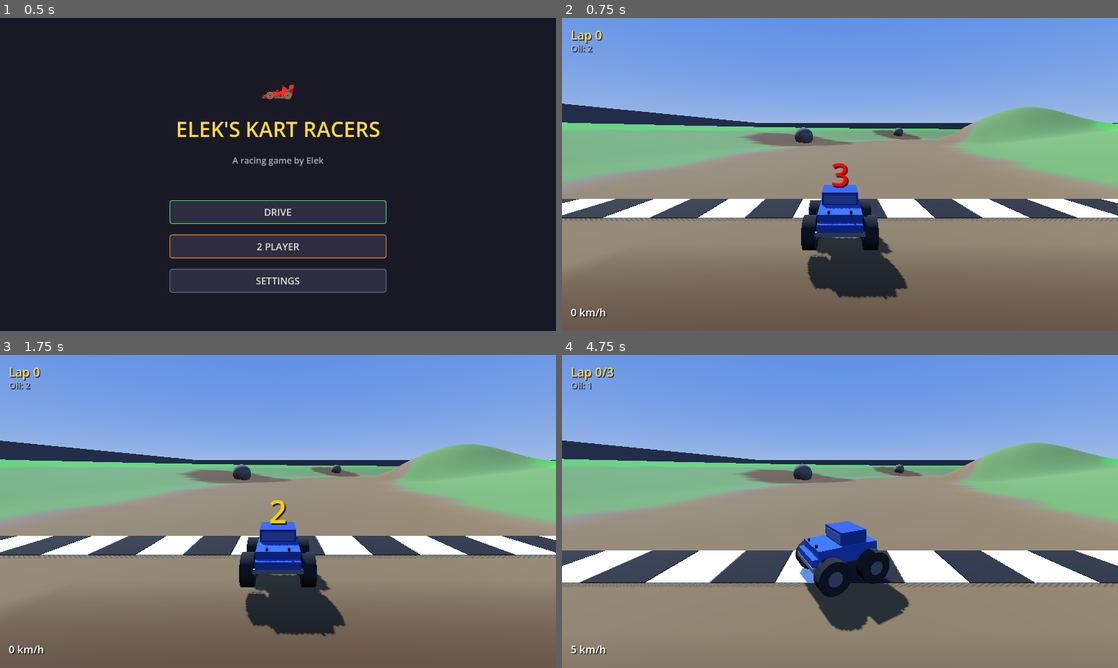
Above: before the commit, frames 1-4 (two rows, left to right).
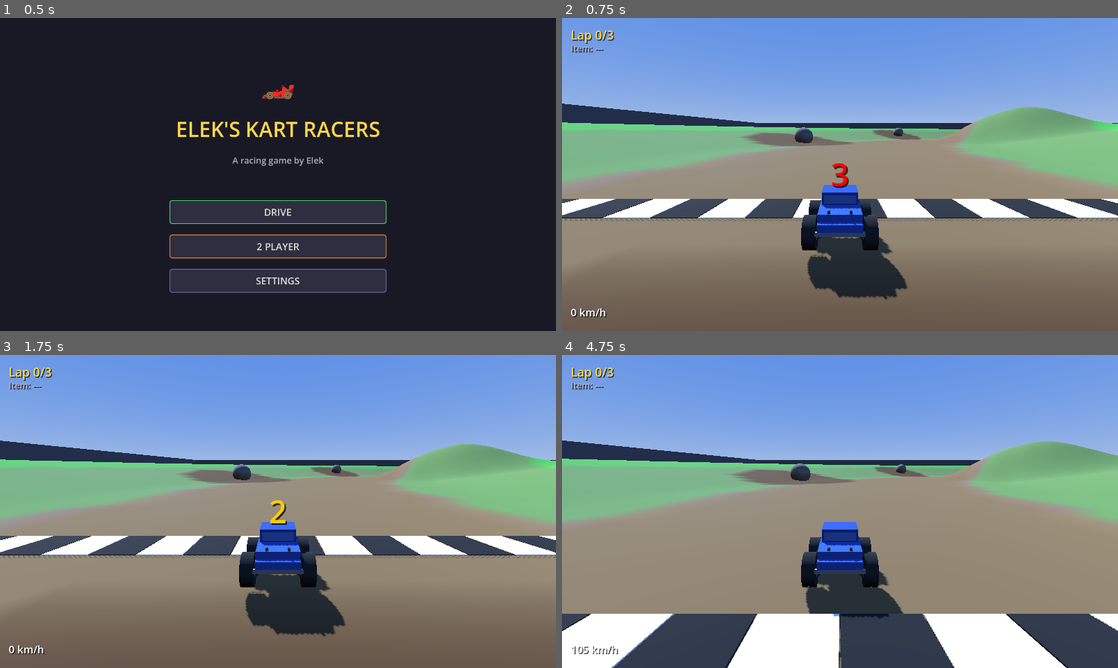
Above: after the commit, the same moments.

Repository: withdoron/Elek-games
Game: Godot game, scene res://node_3d.tscn
Same seed, same stepped clock (60 frames per second), same inputs: the game is played once before the commit and once after it.
Inputs (mouse positions are in pixels of both pictures, inside the frame that each line leads up to):
- Up to frame 1 (0.5 s): no input
- Up to frame 2 (0.75 s): click "DRIVE" at 0.5 s
- Up to frame 3 (1.75 s): tap Enter at 1.25 s; move the mouse to (305, 511) at 1.27 s; hold W (accelerate) from 1.28 s (still down); hold E from 1.28 s (still down); click (305, 511) at 1.42 s; tap Space at 1.52 s
- Up to frame 4 (4.75 s): keep holding W (accelerate); tap Space at 2, 2.27, 3.77, 4.52 s; move the mouse to (812, 511) at 2.02 s; release E at 2.03 s; tap E at 2.1, 3.6 s; move the mouse to (851, 505) at 2.77 s; hold E 2.78-3.53 s; move the mouse to (834, 517) at 3.52 s; click (834, 517) at 3.67 s; move the mouse to (878, 514) at 4.27 s; hold E from 4.28 s (still down)

Frame 1 is identical in both runs. In frame 2, 0.1% of the frame differs, in the area x 1-10%, y 4-12%; in frame 3, 0.1%; in frame 4, 30%, in the area x 0-100%, y 8-100%.

Commit message:
mystery boxes, homing missiles, angle-based laps, deeper engine
Mystery boxes (MK64 item boxes):
- 5 golden rotating boxes on the left side of the oval
- Drive through to get random item: missile, oil, or boost
- Boxes respawn after 8 seconds
- Can only hold 1 item at a time
- HUD shows 'Item: MISSILE/OIL/BOOST/---'

Homing missile (MK64 red shell):
- Fires forward, homes toward nearest opponent
- Lerps direction toward target at 3x/sec
- Follows terrain height, destroyed on wall contact
- 5 second lifetime, spins out opponent on hit

Oil spill (MK64 banana):
- Drops behind truck, sits on terrain
- Any kart hits it = spinout, oil consumed

Boost (MK64 star lite):
- 1.5 second speed boost, instant acceleration to 90% max

Lap detection fixed:
- Angle-based tracking using atan2 around the oval
- Accumulates angle delta each frame, handles wraparound
- Lap counted when accumulated angle crosses full TAU
- No more early finish line triggers

Engine deeper:
- Base frequencies: 30/60/120/180/240 Hz (was 55/110/220/330/440)
- Harder clipping (2x gain, clamped to 0.7)
- Pitch range: 0.3 idle to 2.0 max (was 0.4-2.5)

Mud more slippery:
- Lateral grip: 0.995 (was 0.985) — nearly zero traction

Removed starting oil spills — items come from mystery boxes now.

Co-Authored-By: Claude Opus 4.6 (1M context) <noreply@anthropic.com>

Diff:
--- a/kart-racers/scripts/main_setup.gd
+++ b/kart-racers/scripts/main_setup.gd
@@ -3,12 +3,14 @@
 var karts: Array = []
 var speedometers: Array = []
 var lap_labels: Array = []
-var oil_labels: Array = []
+var item_labels: Array = []
 var menu_ui: Control
 var player_count: int = 1
 var split_containers: Array = []
 var hud_nodes: Array = []
-var oil_spills: Array = []
+var oil_spills: Array = []  # dropped oil spots
+var missiles: Array = []    # active homing missiles
+var mystery_boxes: Array = []  # item box meshes on the track
 
 # Countdown
 var countdown_active: bool = false
@@ -113,8 +115,9 @@
 			speedometers[i].text = "%d km/h" % int(abs(karts[i].speed) * 3.6)
 		if karts[i] and i < lap_labels.size() and lap_labels[i]:
 			lap_labels[i].text = "Lap %d/%d" % [karts[i].lap_count, LAPS_TO_WIN]
-		if karts[i] and i < oil_labels.size() and oil_labels[i]:
-			oil_labels[i].text = "Oil: %d" % karts[i].oil_count
+		if karts[i] and i < item_labels.size() and item_labels[i]:
+			var item_name = karts[i].held_item if karts[i].held_item != "" else "---"
+			item_labels[i].text = "Item: %s" % item_name.to_upper()
 
 		# Check win condition
 		if karts[i] and karts[i].lap_count >= LAPS_TO_WIN and not race_finished:
@@ -124,6 +127,8 @@
 
 	_check_oil_collisions()
 	_check_truck_collisions()
+	_check_mystery_box_collisions(delta)
+	_update_missiles(delta)
 
 
 func _build_world() -> void:
@@ -153,6 +158,7 @@
 	_build_walls()
 	_build_start_finish_line()
 	_build_boulders()
+	_build_mystery_boxes()
 
 
 # === COUNTDOWN ===
@@ -231,7 +237,7 @@
 	karts.clear()
 	speedometers.clear()
 	lap_labels.clear()
-	oil_labels.clear()
+	item_labels.clear()
 
 	for sc in split_containers:
 		if sc and sc.get_parent():
@@ -250,6 +256,11 @@
 			oil.get_parent().remove_child(oil)
 			oil.queue_free()
 	oil_spills.clear()
+	for m in missiles:
+		if m and m.get_parent():
+			m.get_parent().remove_child(m)
+			m.queue_free()
+	missiles.clear()
 
 	if player_count == 1:
 		_start_single_player()
@@ -269,7 +280,7 @@
 	kart.camera.current = true
 	karts.append(kart)
 	kart.connect("lap_completed", _on_lap_completed)
-	kart.connect("drop_oil", _on_drop_oil)
+	kart.connect("use_item", _on_use_item)
 
 	var canvas = CanvasLayer.new()
 	canvas.name = "HUD_P1"
@@ -279,12 +290,12 @@
 	var speedo = _make_label(Vector2(20, 660), 24, Color.WHITE, "0 km/h")
 	canvas.add_child(speedo)
 	speedometers.append(speedo)
-	var lap = _make_label(Vector2(20, 20), 28, Color(1.0, 0.85, 0.3), "Lap 0")
+	var lap = _make_label(Vector2(20, 20), 28, Color(1.0, 0.85, 0.3), "Lap 0/3")
 	canvas.add_child(lap)
 	lap_labels.append(lap)
-	var oil = _make_label(Vector2(20, 55), 20, Color(0.7, 0.7, 0.8), "Oil: 2")
-	canvas.add_child(oil)
-	oil_labels.append(oil)
+	var item = _make_label(Vector2(20, 55), 20, Color(0.7, 0.7, 0.8), "Item: ---")
+	canvas.add_child(item)
+	item_labels.append(item)
 
 
 func _start_split_screen() -> void:
@@ -309,7 +320,7 @@
 		kart.camera.current = false
 		karts.append(kart)
 		kart.connect("lap_completed", _on_lap_completed)
-		kart.connect("drop_oil", _on_drop_oil)
+		kart.connect("use_item", _on_use_item)
 
 		var container = SubViewportContainer.new()
 		container.position = Vector2(0, i * half_h)
@@ -337,10 +348,10 @@
 		var y_base = i * half_h
 		speedometers.append(_make_label(Vector2(20, y_base + half_h - 40), 24, Color.WHITE, "0 km/h"))
 		hud.add_child(speedometers[i])
-		lap_labels.append(_make_label(Vector2(20, y_base + 10), 28, Color(1.0, 0.85, 0.3), "Lap 0"))
+		lap_labels.append(_make_label(Vector2(20, y_base + 10), 28, Color(1.0, 0.85, 0.3), "Lap 0/3"))
 		hud.add_child(lap_labels[i])
-		oil_labels.append(_make_label(Vector2(20, y_base + 45), 20, Color(0.7, 0.7, 0.8), "Oil: 2"))
-		hud.add_child(oil_labels[i])
+		item_labels.append(_make_label(Vector2(20, y_base + 45), 20, Color(0.7, 0.7, 0.8), "Item: ---"))
+		hud.add_child(item_labels[i])
 
 	var div = ColorRect.new()
 	div.color = Color(0.3, 0.3, 0.3)
@@ -366,22 +377,46 @@
 
 # === COLLISIONS ===
 
-func _on_drop_oil(_pid: int, pos: Vector3) -> void:
-	var terrain_y = get_ground_height(pos.x, pos.z)
-	var oil = MeshInstance3D.new()
-	var cyl = CylinderMesh.new()
-	cyl.top_radius = 3.0
-	cyl.bottom_radius = 3.0
-	cyl.height = 0.05
-	oil.mesh = cyl
-	var mat = StandardMaterial3D.new()
-	mat.albedo_color = Color(0.05, 0.05, 0.08, 0.85)
-	mat.transparency = BaseMaterial3D.TRANSPARENCY_ALPHA
-	mat.metallic = 0.8
-	oil.material_override = mat
-	oil.position = Vector3(pos.x, terrain_y + 0.15, pos.z)
-	world_node.add_child(oil)
-	oil_spills.append(oil)
+func _on_use_item(pid: int, item: String, pos: Vector3, fwd: Vector3) -> void:
+	if item == "oil":
+		# Drop oil behind truck
+		var drop = pos + fwd * -4.0  # behind
+		var ty = get_ground_height(drop.x, drop.z)
+		var oil = MeshInstance3D.new()
+		var cyl = CylinderMesh.new()
+		cyl.top_radius = 3.0
+		cyl.bottom_radius = 3.0
+		cyl.height = 0.05
+		oil.mesh = cyl
+		var mat = StandardMaterial3D.new()
+		mat.albedo_color = Color(0.05, 0.05, 0.08, 0.85)
+		mat.transparency = BaseMaterial3D.TRANSPARENCY_ALPHA
+		mat.metallic = 0.8
+		oil.material_override = mat
+		oil.position = Vector3(drop.x, ty + 0.15, drop.z)
+		world_node.add_child(oil)
+		oil_spills.append(oil)
+
+	elif item == "missile":
+		# Fire a homing missile forward
+		var missile = MeshInstance3D.new()
+		missile.name = "Missile"
+		var box = BoxMesh.new()
+		box.size = Vector3(0.5, 0.5, 1.5)
+		missile.mesh = box
+		var mat = StandardMaterial3D.new()
+		mat.albedo_color = Color(0.8, 0.1, 0.1)
+		mat.emission_enabled = true
+		mat.emission = Color(1.0, 0.3, 0.1)
+		mat.emission_energy_multiplier = 2.0
+		missile.material_override = mat
+		missile.position = pos + fwd * 3.0 + Vector3(0, 1.5, 0)
+		missile.set_meta("owner_id", pid)
+		missile.set_meta("velocity", fwd * 80.0)  # fast
+		missile.set_meta("lifetime", 5.0)
+		world_node.add_child(missile)
+		missiles.append(missile)
+	# "boost" is handled directly in player_kart.gd
 
 
 func _check_oil_collisions() -> void:
@@ -577,6 +612,128 @@
 		world_node.add_child(boulder)
 
 
+func _build_mystery_boxes() -> void:
+	# Row of mystery boxes at one section of track (left side of oval, angle ~PI)
+	# Place them across the road at x = -OVAL_RX, z = 0
+	var box_x = -OVAL_RX
+	var box_z = 0.0
+	var box_y = get_ground_height(box_x, box_z) + 3.0
+	var box_count = 5
+	var spacing = ROAD_WIDTH / (box_count + 1)
+
+	for i in range(box_count):
+		var bx = MeshInstance3D.new()
+		bx.name = "MysteryBox_%d" % i
+		var mesh = BoxMesh.new()
+		mesh.size = Vector3(3.0, 3.0, 3.0)
+		bx.mesh = mesh
+		var mat = StandardMaterial3D.new()
+		mat.albedo_color = Color(1.0, 0.85, 0.0, 0.8)
+		mat.transparency = BaseMaterial3D.TRANSPARENCY_ALPHA
+		mat.emission_enabled = true
+		mat.emission = Color(1.0, 0.9, 0.3)
+		mat.emission_energy_multiplier = 1.5
+		bx.material_override = mat
+		# Position across the road width
+		var offset_z = -ROAD_WIDTH / 2.0 + spacing * (i + 1)
+		bx.position = Vector3(box_x, box_y, box_z + offset_z)
+		bx.set_meta("active", true)
+		bx.set_meta("respawn_timer", 0.0)
+		world_node.add_child(bx)
+		mystery_boxes.append(bx)
+
+
+func _check_mystery_box_collisions(delta: float) -> void:
+	for box in mystery_boxes:
+		if not box or not is_instance_valid(box):
+			continue
+
+		# Respawn timer
+		if not box.get_meta("active"):
+			var timer = box.get_meta("respawn_timer") - delta
+			if timer <= 0:
+				box.set_meta("active", true)
+				box.visible = true
+			else:
+				box.set_meta("respawn_timer", timer)
+			continue
+
+		# Rotate the box for visual effect
+		box.rotate_y(2.0 * delta)
+
+		# Check kart collision
+		for kart in karts:
+			if not kart or kart.held_item != "":
+				continue  # already has an item
+			var d = kart.global_position.distance_to(box.global_position)
+			if d < 4.0:
+				# Give random item
+				var items = ["missile", "oil", "boost"]
+				kart.held_item = items[randi() % items.size()]
+				# Deactivate box for 8 seconds
+				box.set_meta("active", false)
+				box.set_meta("respawn_timer", 8.0)
+				box.visible = false
+				break
+
+
+func _update_missiles(delta: float) -> void:
+	var to_remove: Array = []
+	for missile in missiles:
+		if not missile or not is_instance_valid(missile):
+			continue
+
+		var lifetime = missile.get_meta("lifetime") - delta
+		missile.set_meta("lifetime", lifetime)
+		if lifetime <= 0:
+			to_remove.append(missile)
+			continue
+
+		var vel = missile.get_meta("velocity") as Vector3
+		var owner_id = missile.get_meta("owner_id") as int
+
+		# Home toward nearest opponent
+		var nearest_dist = 9999.0
+		var nearest_kart = null
+		for kart in karts:
+			if not kart or kart.player_id == owner_id:
+				continue
+			var d = missile.global_position.distance_to(kart.global_position)
+			if d < nearest_dist:
+				nearest_dist = d
+				nearest_kart = kart
+
+		if nearest_kart:
+			var to_target = (nearest_kart.global_position + Vector3(0, 1.5, 0) - missile.global_position).normalized()
+			vel = vel.normalized().lerp(to_target, 3.0 * delta) * vel.length()
+			missile.set_meta("velocity", vel)
+			missile.look_at(missile.global_position + vel)
+
+		missile.global_position += vel * delta
+
+		# Keep missile above ground
+		var gy = get_ground_height(missile.global_position.x, missile.global_position.z) + 1.5
+		if missile.global_position.y < gy:
+			missile.global_position.y = gy
+
+		# Hit detection
+		for kart in karts:
+			if not kart or kart.player_id == owner_id or kart.is_spinning_out:
+				continue
+			if missile.global_position.distance_to(kart.global_position) < 4.0:
+				kart.start_spinout()
+				to_remove.append(missile)
+				break
+
+		# Wall check
+		if abs(missile.global_position.x) > ARENA_SIZE or abs(missile.global_position.z) > ARENA_SIZE:
+			to_remove.append(missile)
+
+	for m in to_remove:
+		missiles.erase(m)
+		m.queue_free()
+
+
 func get_ground_height(x: float, z: float) -> float:
 	var h = 0.0
 
--- a/kart-racers/scripts/player_kart.gd
+++ b/kart-racers/scripts/player_kart.gd
@@ -21,13 +21,14 @@
 var spinout_timer: float = 0.0
 const SPINOUT_DURATION = 1.5
 
-# Oil spill weapon
-var oil_count: int = 2
-signal drop_oil(player_id: int, pos: Vector3)
-
-# Lap tracking
+# Item system — from mystery boxes
+var held_item: String = ""  # "missile", "oil", "boost", or ""
+signal use_item(player_id: int, item: String, pos: Vector3, forward: Vector3)
+
+# Lap tracking — angle-based for accuracy
 var lap_count: int = 0
-var last_half: int = 0
+var last_angle: float = 0.0
+var angle_accumulator: float = 0.0  # total angle traveled
 signal lap_completed(player_id: int, lap: int)
 
 # Race state
@@ -114,6 +115,8 @@
 	_setup_dirt_particles()
 	_setup_drift_sparks()
 	_setup_engine_audio()
+	# Initialize lap angle from starting position
+	last_angle = atan2(global_position.z, global_position.x)
 
 
 func _physics_process(delta: float) -> void:
@@ -189,15 +192,19 @@
 	if player_id == 0 and Input.is_key_pressed(KEY_SPACE):
 		drift_button = true
 
-	var oil_button = Input.is_joy_button_pressed(device, JOY_BUTTON_Y)
+	# Item use = Y button or E key
+	var item_button = Input.is_joy_button_pressed(device, JOY_BUTTON_Y)
 	if player_id == 0 and Input.is_key_pressed(KEY_E):
-		oil_button = true
-
-	# --- Oil drop ---
-	if oil_button and oil_count > 0 and on_ground:
-		oil_count -= 1
-		var drop_pos = global_position + transform.basis.z * 3.0
-		emit_signal("drop_oil", player_id, drop_pos)
+		item_button = true
+
+	if item_button and held_item != "" and on_ground:
+		var fwd = -transform.basis.z.normalized()
+		emit_signal("use_item", player_id, held_item, global_position, fwd)
+		if held_item == "boost":
+			# Instant boost — apply directly
+			drift_boost_timer = 1.5
+			speed = max(speed, Settings.max_speed * 0.9)
+		held_item = ""
 
 	# --- MK64 Powerslide ---
 	if drift_button and on_ground and abs(speed) > 8.0:
@@ -302,8 +309,8 @@
 	if is_drifting:
 		move_velocity = forward_vel + lateral * 0.96
 	elif in_mud:
-		# Mud: terrible traction — truck slides like ice
-		move_velocity = forward_vel + lateral * 0.985
+		# Mud: nearly zero traction — truck slides like on ice
+		move_velocity = forward_vel + lateral * 0.995
 	else:
 		var speed_slide = clamp(abs(speed) / max(s.max_speed, 1.0), 0.0, 1.0)
 		var effective_grip = lerp(s.drift_factor * 0.5, s.drift_factor, 1.0 - speed_slide * 0.4)
@@ -359,13 +366,31 @@
 	else:
 		on_ground = false
 
-	# Lap tracking
-	var current_half = 0 if global_position.x > 0 else 1
-	if current_half != last_half:
-		if last_half == 1 and current_half == 0 and global_position.z < 0:
-			lap_count += 1
-			emit_signal("lap_completed", player_id, lap_count)
-		last_half = current_half
+	# Lap tracking — angle around the oval
+	# Compute current angle on the oval (atan2 gives -PI to PI)
+	var cur_angle = atan2(global_position.z, global_position.x)
+	var angle_delta = cur_angle - last_angle
+
+	# Handle wraparound (-PI to PI boundary)
+	if angle_delta > PI:
+		angle_delta -= TAU
+	elif angle_delta < -PI:
+		angle_delta += TAU
+
+	angle_accumulator += angle_delta
+	last_angle = cur_angle
+
+	# A full lap = accumulated angle crosses a multiple of TAU
+	# We go counter-clockwise (positive angle direction) based on start at angle=0
+	# Check if we've crossed the finish line (angle=0, x>0, z~0)
+	if angle_accumulator <= -TAU:
+		angle_accumulator += TAU
+		lap_count += 1
+		emit_signal("lap_completed", player_id, lap_count)
+	elif angle_accumulator >= TAU:
+		angle_accumulator -= TAU
+		lap_count += 1
+		emit_signal("lap_completed", player_id, lap_count)
 
 	_align_to_terrain(delta)
 	_update_audio(on_road, in_mud)
@@ -494,17 +519,16 @@
 	data.resize(samples * 2)
 	for i in range(samples):
 		var t = float(i) / sample_rate
-		# Engine: sawtooth-like with harmonics for a raspy growl
+		# Deep V8-style engine — lower fundamentals, harsh clipping
 		var wave = 0.0
-		# Fundamental + odd harmonics = more buzz/rasp than pure sine
-		wave += sin(t * 55.0 * TAU) * 0.3  # low rumble
-		wave += sin(t * 110.0 * TAU) * 0.25  # main tone
-		wave += sin(t * 220.0 * TAU) * 0.15  # 2nd harmonic
-		wave += sin(t * 330.0 * TAU) * 0.1   # 3rd harmonic
-		wave += sin(t * 440.0 * TAU) * 0.08  # 4th
-		# Clipping for a harder, more mechanical sound
-		wave = clamp(wave * 1.5, -0.8, 0.8)
-		var sample_val = int(wave * 20000)
+		wave += sin(t * 30.0 * TAU) * 0.4   # deep bass rumble
+		wave += sin(t * 60.0 * TAU) * 0.35  # main low tone
+		wave += sin(t * 120.0 * TAU) * 0.2  # 1st harmonic
+		wave += sin(t * 180.0 * TAU) * 0.12 # growl
+		wave += sin(t * 240.0 * TAU) * 0.08 # rasp
+		# Hard clipping for mechanical harshness
+		wave = clamp(wave * 2.0, -0.7, 0.7)
+		var sample_val = int(wave * 24000)
 		data.encode_s16(i * 2, sample_val)
 
 	audio.data = data
@@ -518,8 +542,8 @@
 	if not engine_audio:
 		return
 	var spd_ratio = clamp(abs(speed) / max(Settings.max_speed, 1.0), 0.0, 1.0)
-	# Engine pitch: idle at 0.4, revving up to 2.5
-	engine_audio.pitch_scale = 0.4 + spd_ratio * 2.1
+	# Engine pitch: deep idle at 0.3, revving up to 2.0
+	engine_audio.pitch_scale = 0.3 + spd_ratio * 1.7
 	engine_audio.volume_db = -8.0 + spd_ratio * 8.0
 	if drift_boost_timer > 0:
 		engine_audio.pitch_scale += 0.4
